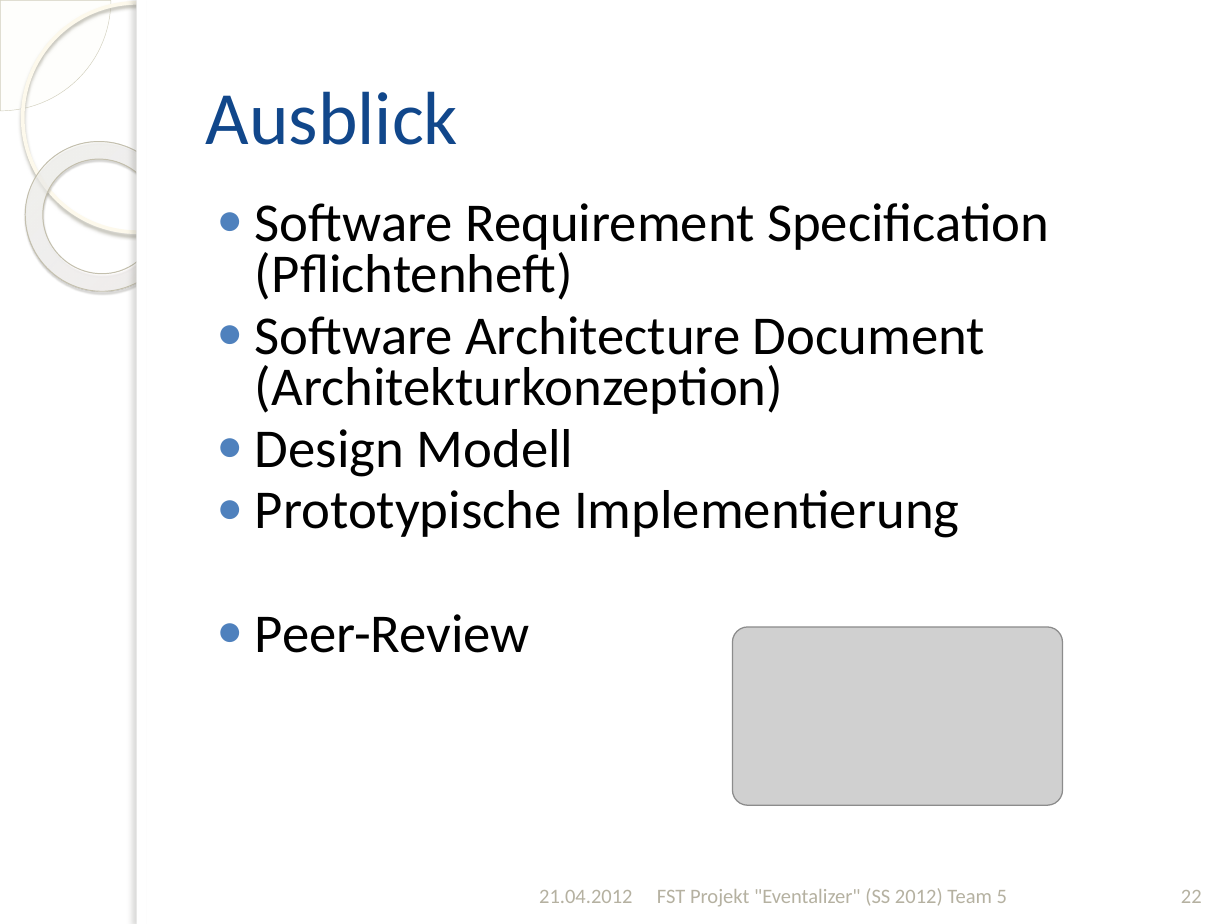
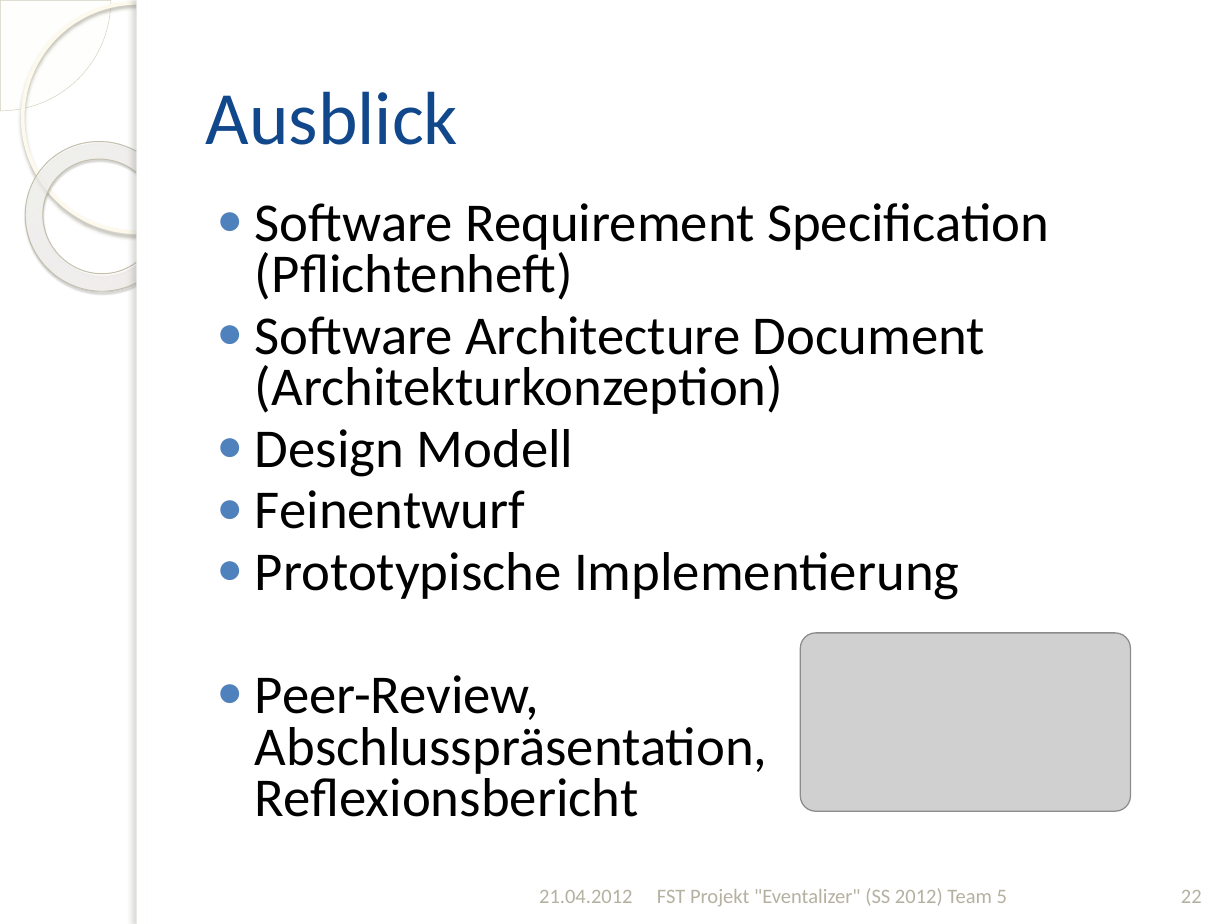
Before and after one commit to silkslostsoul/Eventalizer, a slide deck: slide 22 of Dokumente/Zwischenstand zum 2012-04-21_v2.pptx. Drawn at 1232x924 pixels with LibreOffice and Linux fonts; fonts in the diff are those of the drawing; grey boxes stand for pictures; background and template pictures are left out. Boxes give left, top, right and bottom in pixels: in the first picture for what was removed or moved away, otherwise in the second. Text is boxed around its words. In the diff, an @@ line names an element or a change of style, - is before the commit and + after.

```diff
--- a/Dokumente/Zwischenstand zum 2012-04-21_v2.pptx
+++ b/Dokumente/Zwischenstand zum 2012-04-21_v2.pptx
@@ text at [255,490,525,529]: paragraph added @@
+● Feinentwurf
@@ picture: place and size @@
-picture at [732,627,1062,806]
+picture at [801,633,1131,812]
@@ text at [255,675,768,817]: text changed @@
-● Peer-Review
+● Peer-Review,
+  Abschlusspräsentation,
+  Reflexionsbericht
```
Also in this commit, not shown: 12 other slides changed.
